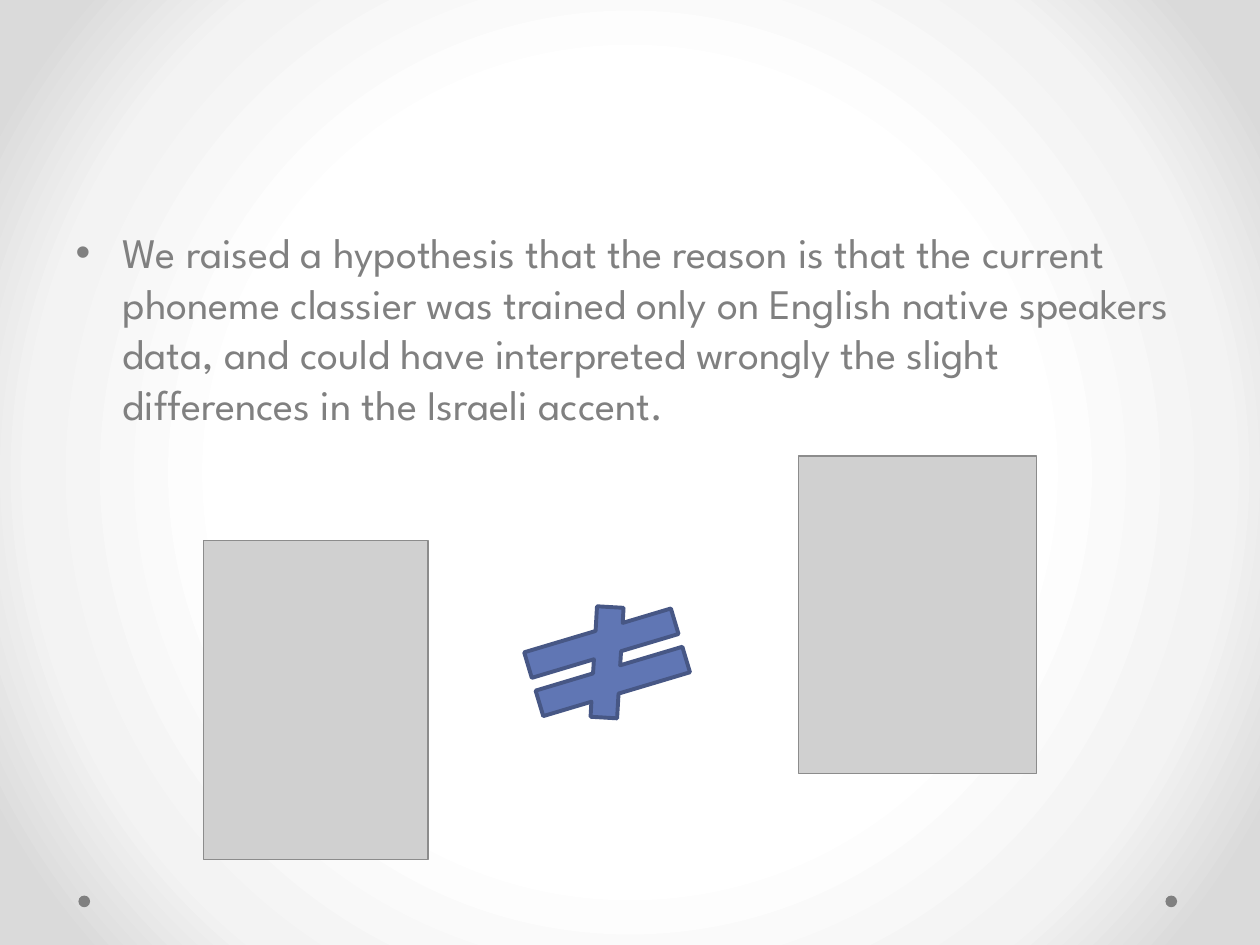
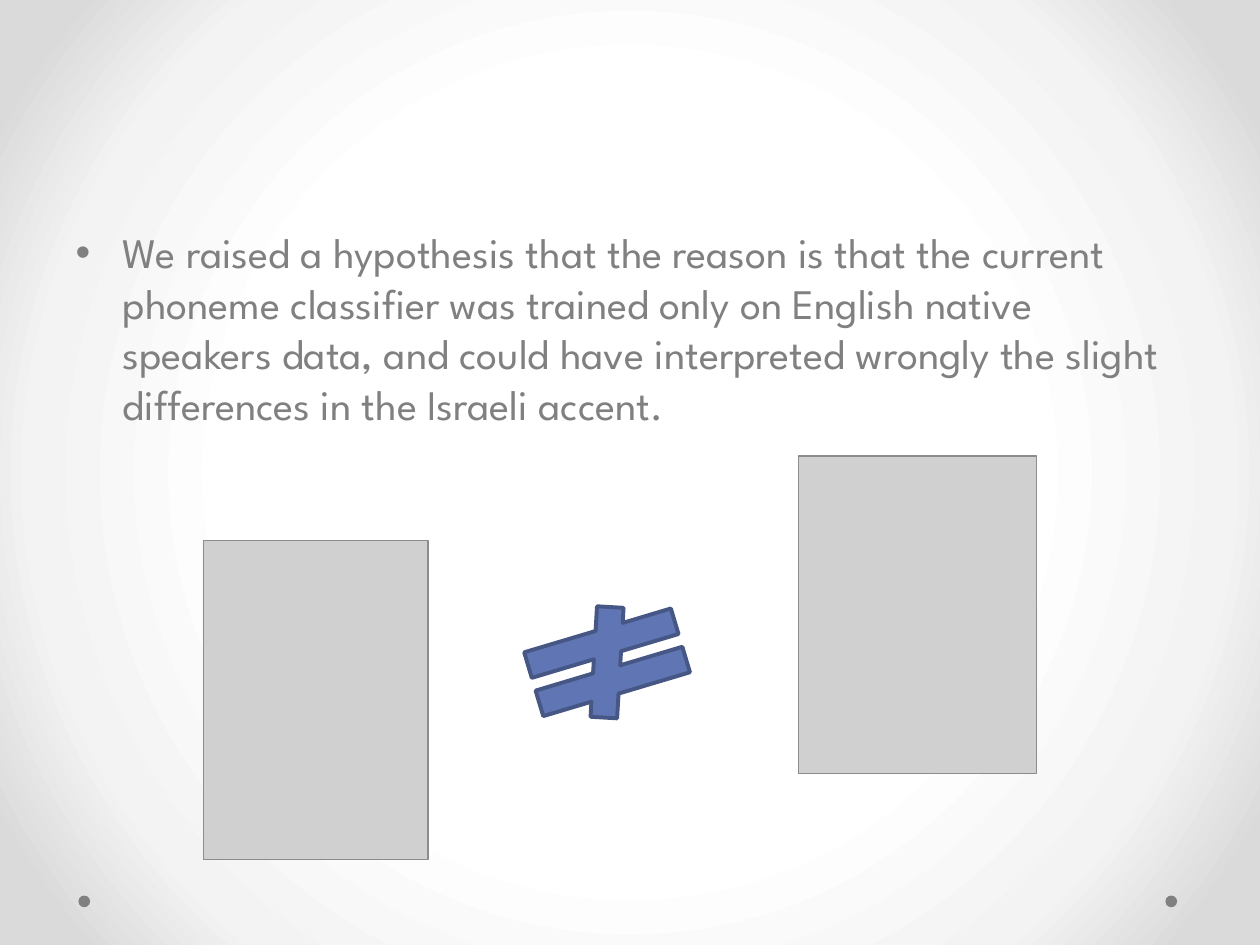
Before and after one commit to nitzanz2/pronunciation-feedback, a slide deck: slide 45 of Pronanciation-feedback - Slideshow.pptx (slide 44 before the commit). Drawn at 1260x945 pixels with LibreOffice and Linux fonts; fonts in the diff are those of the drawing; grey boxes stand for pictures. Boxes give left, top, right and bottom in pixels: in the first picture for what was removed or moved away, otherwise in the second. Text is boxed around its words. In the diff, an @@ line names an element or a change of style, - is before the commit and + after.

```diff
--- a/Pronanciation-feedback - Slideshow.pptx
+++ b/Pronanciation-feedback - Slideshow.pptx
@@ text at (123, 239, 1159, 421): text changed @@
-• We raised a hypothesis that the reason is that the current phoneme classier was trained only on English native speakers data, and could have interpreted wrongly the slight differences in the Israeli accent.
+• We raised a hypothesis that the reason is that the current phoneme classifier was trained only on English native speakers data, and could have interpreted wrongly the slight differences in the Israeli accent.
```
Also in this commit, not shown: 13 other slides changed, 4 slides added, 1 other file.
